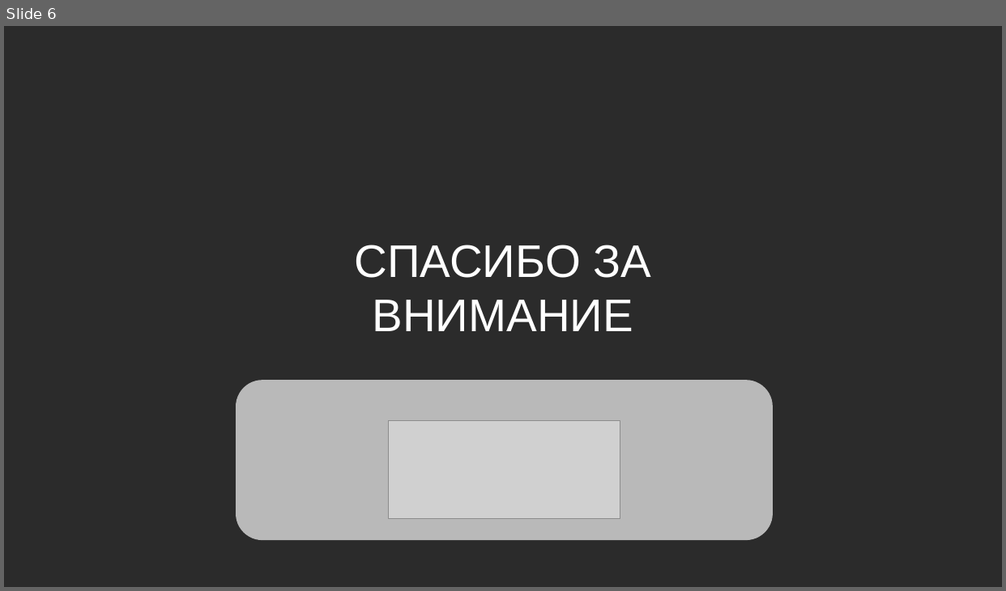
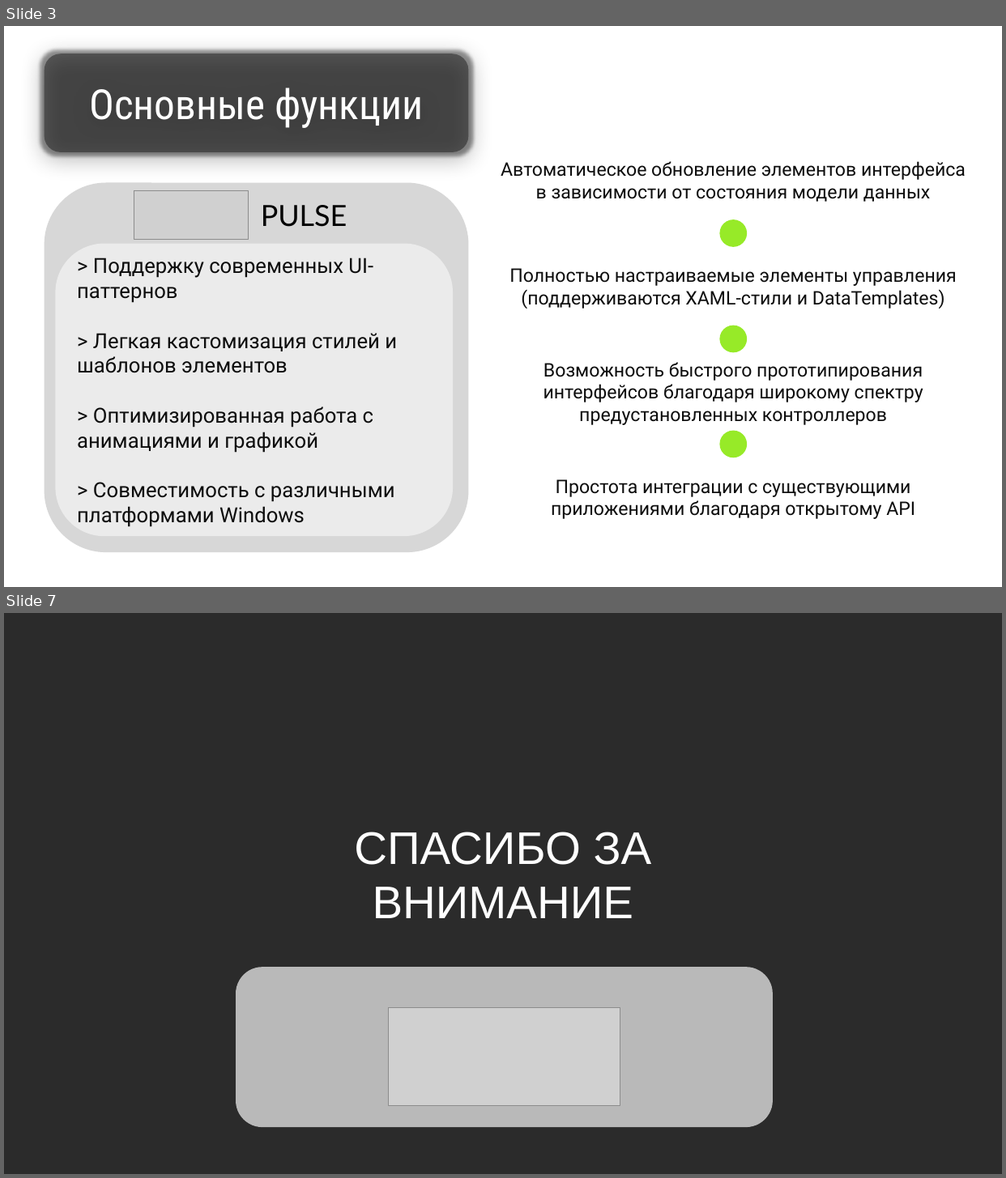
Before and after one commit to KlosHiHi/PITPM, a slide deck: pract/pract5/Презентация.pptx. Shown one above the other, each under a label of ours: slide 6 before the commit, slides 3 and 7 after it; the slides between them are not shown. The pictures are 1006x591 and 1006x1178 pixels, drawn with LibreOffice and Linux fonts; fonts in the diff are those of the drawing; grey boxes stand for pictures; background and template pictures are left out; a plain dark background stands for a picture behind light text. Boxes give left, top, right and bottom in pixels: in the first picture for what was removed or moved away, otherwise in the second. Text is boxed around its words. In the diff, an @@ line names an element or a change of style, - is before the commit and + after.

```diff
--- a/pract/pract5/Презентация.pptx
+++ b/pract/pract5/Презентация.pptx
@@ slide 3 added at (4, 26, 1002, 587), background picture (left out) @@
@@ rounded rectangle added at (44, 54, 469, 152), fill #000000 at 39% opacity, 40 pt, text #FFFFFF @@
+Основные функции
@@ text added at (501, 161, 965, 202), 18 pt, text #0D0D0D @@
+Автоматическое обновление элементов интерфейса в зависимости от состояния модели данных
@@ rounded rectangle added at (44, 182, 469, 552), fill #595959 at 24% opacity @@
@@ picture added at (134, 190, 249, 239) @@
@@ text added at (261, 205, 347, 227), 28 pt, text #000000 @@
+PULSE
@@ ellipse added at (720, 220, 748, 248), fill #97EA28 @@
@@ rounded rectangle added at (56, 244, 454, 536), fill #FFFFFF at 50% opacity, 20 pt, text #0D0D0D @@
+> Поддержку современных UI-паттернов
+> Легкая кастомизация стилей и шаблонов элементов
+> Оптимизированная работа с анимациями и графикой
+> Совместимость с различными платформами Windows
@@ text added at (509, 268, 957, 309), 18 pt, text #0D0D0D @@
+Полностью настраиваемые элементы управления (поддерживаются XAML-стили и DataTemplates)
@@ ellipse added at (720, 326, 748, 353), fill #97EA28 @@
@@ text added at (543, 362, 923, 425), 18 pt, text #0D0D0D @@
+Возможность быстрого прототипирования интерфейсов благодаря широкому спектру предустановленных контроллеров
@@ ellipse added at (720, 431, 748, 459), fill #97EA28 @@
@@ text added at (551, 480, 915, 519), 18 pt, text #0D0D0D @@
+Простота интеграции с существующими приложениями благодаря открытому API
@@ what was slide 6 is now slide 7 @@
```
Also in this commit, not shown: 1 slide changed, 4 other slides added, 4 slides removed, 1 other file.
